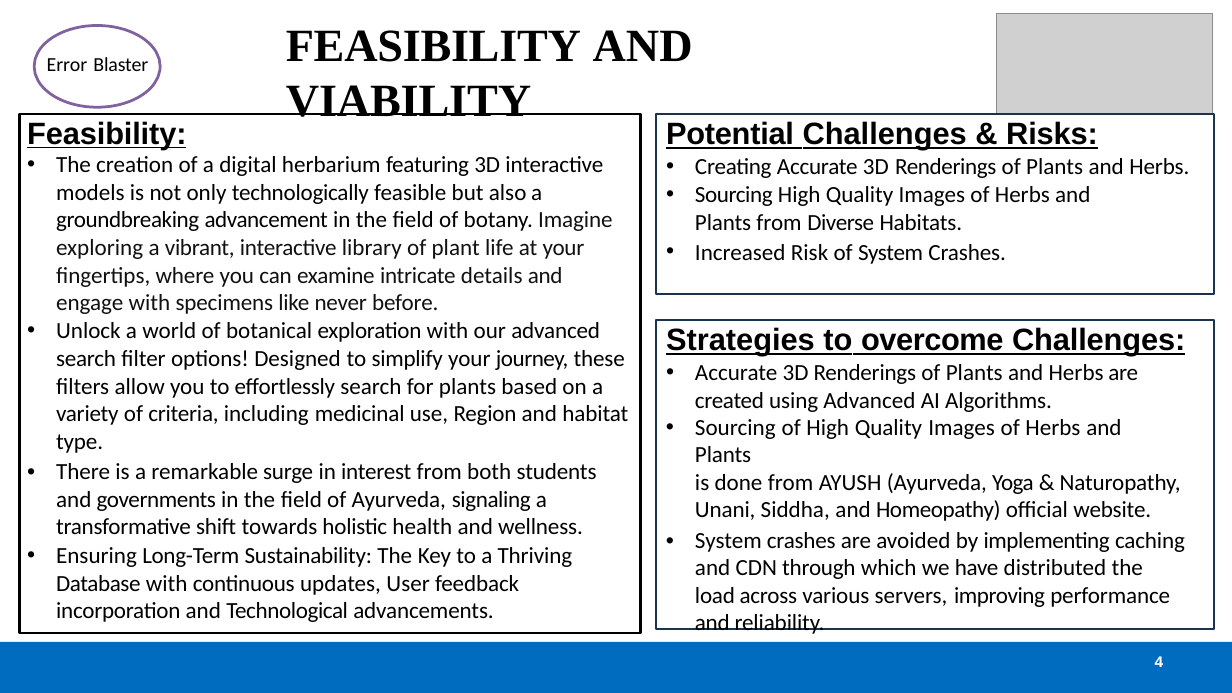
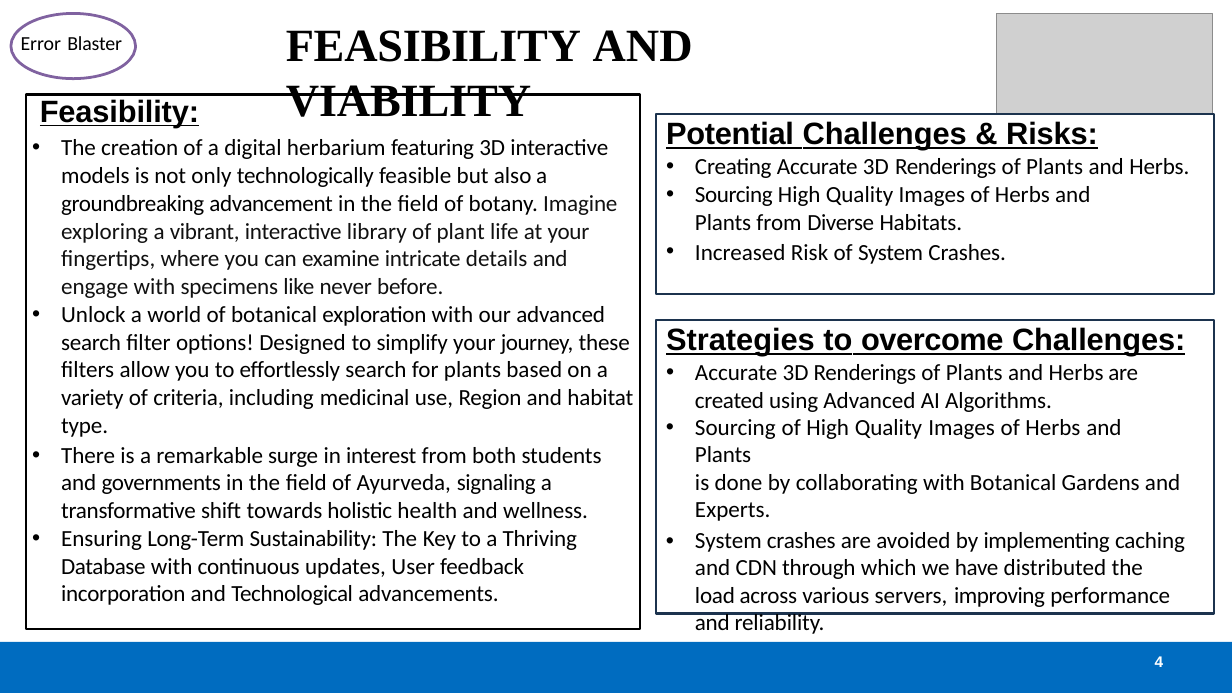
Before and after one commit to gouravgodla/SIH-PROJECT, a slide deck: slide 4 of final update okkk.pptx. Drawn at 1232x693 pixels with LibreOffice and Linux fonts; fonts in the diff are those of the drawing; grey boxes stand for pictures. Boxes give left, top, right and bottom in pixels: in the first picture for what was removed or moved away, otherwise in the second. Text is boxed around its words. In the diff, an @@ line names an element or a change of style, - is before the commit and + after.

```diff
--- a/final update okkk.pptx
+++ b/final update okkk.pptx
@@ freeform shape: place and size @@
-freeform shape at bbox=[34, 26, 160, 108]
+freeform shape at bbox=[11, 14, 136, 79]
@@ text "Error Blaster": place and size @@
-text "Error Blaster" at bbox=[47, 57, 148, 71]
+text "Error Blaster" at bbox=[21, 36, 122, 50]
@@ freeform shape: place and size @@
-freeform shape at bbox=[19, 114, 640, 632]
+freeform shape at bbox=[26, 94, 640, 629]
@@ text "Feasibility:": place and size @@
-text "Feasibility:" at bbox=[27, 121, 186, 149]
+text "Feasibility:" at bbox=[40, 99, 199, 127]
@@ text "The creation of a digital ...": place and size @@
-text "The creation of a digital ..." at bbox=[56, 156, 628, 622]
+text "The creation of a digital ..." at bbox=[61, 139, 633, 605]
@@ rectangle "Strategies to overcome Challenges:": place and size @@
-rectangle "Strategies to overcome Challenges:" at bbox=[656, 320, 1214, 628]
+rectangle "Strategies to overcome Challenges:" at bbox=[656, 320, 1214, 614]
@@ text in rectangle at bbox=[695, 474, 1180, 521]: text changed @@
-is done from AYUSH (Ayurveda, Yoga & Naturopathy, Unani, Siddha, and Homeopathy) official website.
+is done by collaborating with Botanical Gardens and Experts.
```
Also in this commit, not shown: 5 other slides changed, 2 other files.
